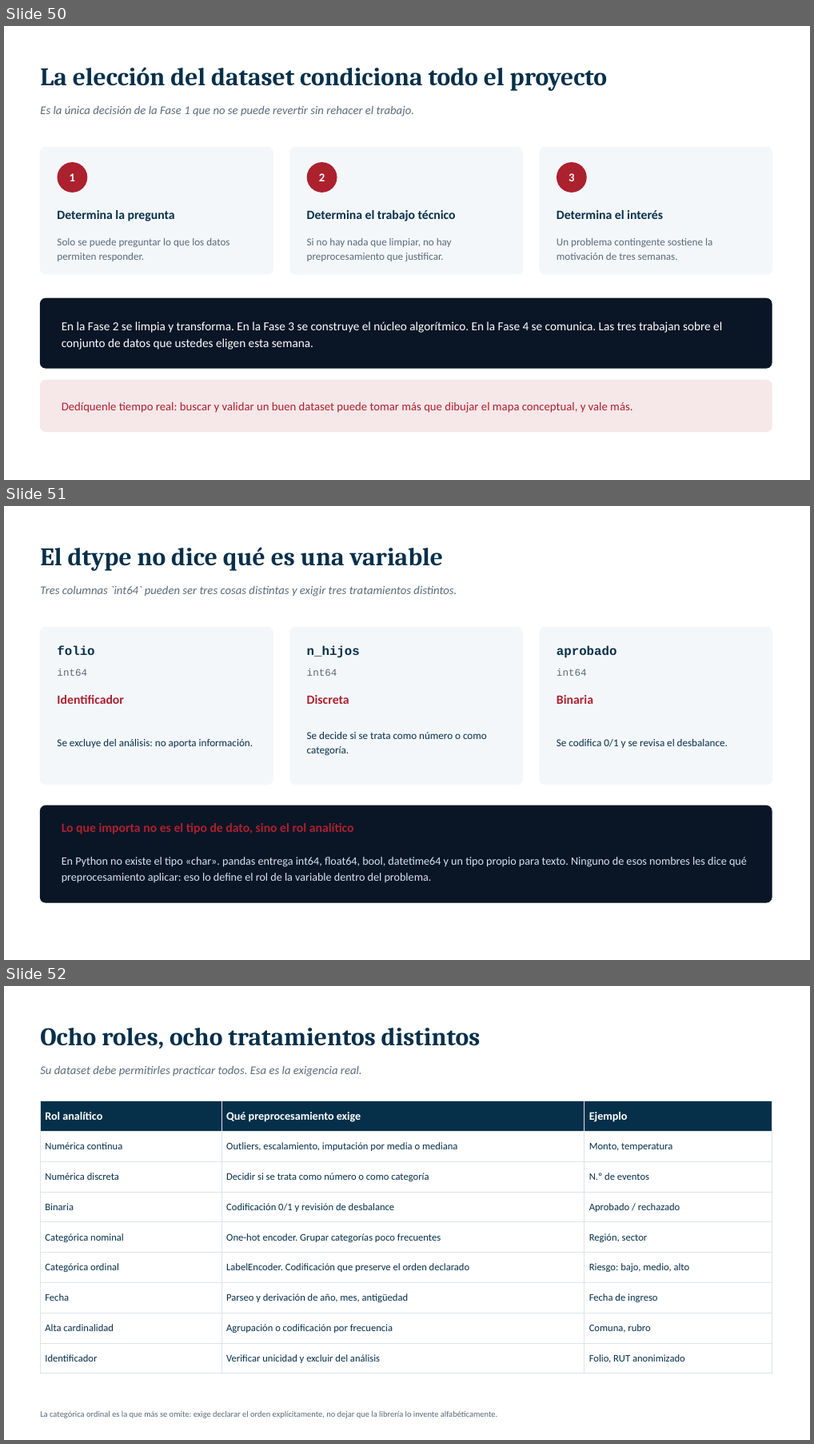
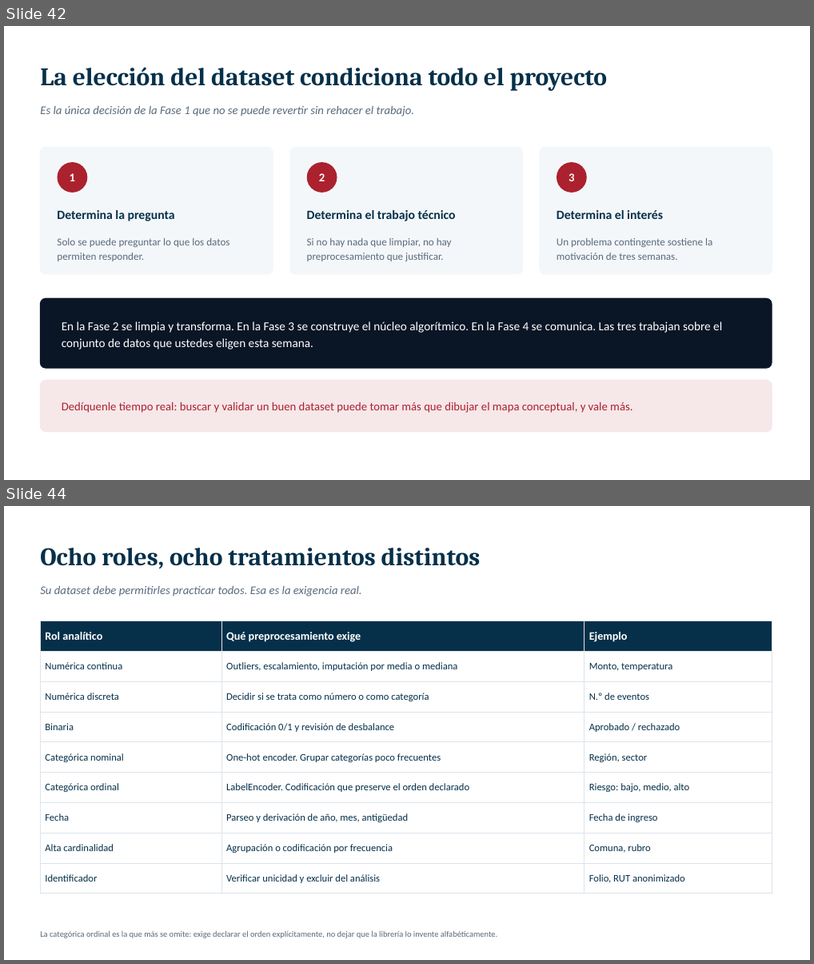
Before and after one commit to magistercienciadatos/Material_Didactico_Semana1, a slide deck: 1_Presentación_Semana1/MCDI500_Semana_1.pptx. Shown one above the other, each under a label of ours: slides 50, 51 and 52 before the commit, slides 42 and 44 after it; the slides between them are not shown. The pictures are 814x1444 and 814x964 pixels, drawn with LibreOffice and Linux fonts; fonts in the diff are those of the drawing. Boxes give left, top, right and bottom in pixels: in the first picture for what was removed or moved away, otherwise in the second. Text is boxed around its words. In the diff, an @@ line names an element or a change of style, - is before the commit and + after.

```diff
--- a/1_Presentación_Semana1/MCDI500_Semana_1.pptx
+++ b/1_Presentación_Semana1/MCDI500_Semana_1.pptx
@@ slide 51 removed at [4,506,810,960], background #FFFFFF @@
@@ text removed at [40,547,444,571] @@
-El dtype no dice qué es una variable
@@ text removed at [40,586,457,596] @@
-Tres columnas `int64` pueden ser tres cosas distintas y exigir tres tratamientos distintos.
@@ rounded rectangle removed at [40,627,274,784] @@
@@ text removed at [57,646,94,655] @@
-folio
@@ rounded rectangle removed at [290,627,523,784] @@
@@ text removed at [307,646,360,658] @@
-n_hijos
@@ rounded rectangle removed at [540,627,773,784] @@
@@ text removed at [557,646,618,658] @@
-aprobado
@@ text removed at [57,668,87,676] @@
-int64
@@ text removed at [307,668,338,676] @@
-int64
@@ text removed at [557,668,587,676] @@
-int64
@@ text removed at [57,695,124,704] @@
-Identificador
@@ text removed at [307,695,350,704] @@
-Discreta
@@ text removed at [557,695,594,704] @@
-Binaria
@@ text removed at [57,739,253,748] @@
-Se excluye del análisis: no aporta información.
@@ text removed at [307,732,487,756] @@
-Se decide si se trata como número o como categoría.
@@ text removed at [557,739,728,748] @@
-Se codifica 0/1 y se revisa el desbalance.
@@ rounded rectangle removed at [40,805,772,902] @@
@@ text removed at [62,823,354,834] @@
-Lo que importa no es el tipo de dato, sino el rol analítico
@@ text removed at [62,856,747,883] @@
-En Python no existe el tipo «char». pandas entrega int64, float64, bool, datetime64 y un tipo propio para texto. Ninguno de esos nombres les dice qué preprocesamiento aplicar: eso lo define el rol de la variable dentro del problema.
@@ what was slide 50 is now slide 42 @@
@@ what was slide 52 is now slide 44 @@
```
Also in this commit, not shown: 2 slides changed, 2 slides added, 16 other slides removed, 7 other files.
